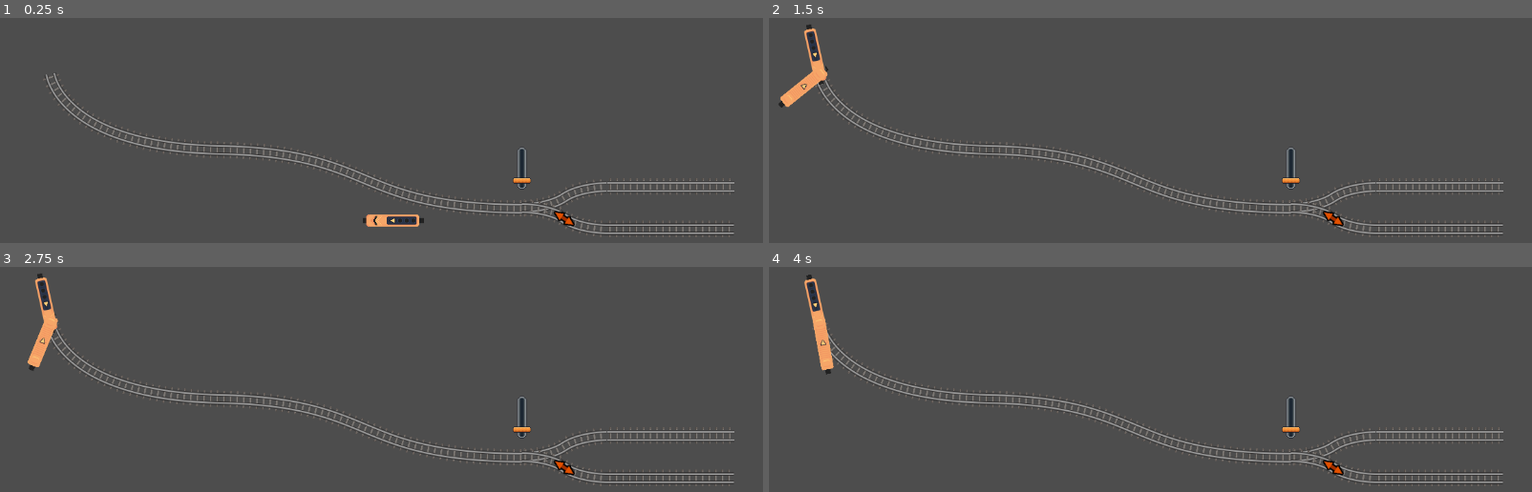
Above: before the commit, frames 1-4 (two rows, left to right).
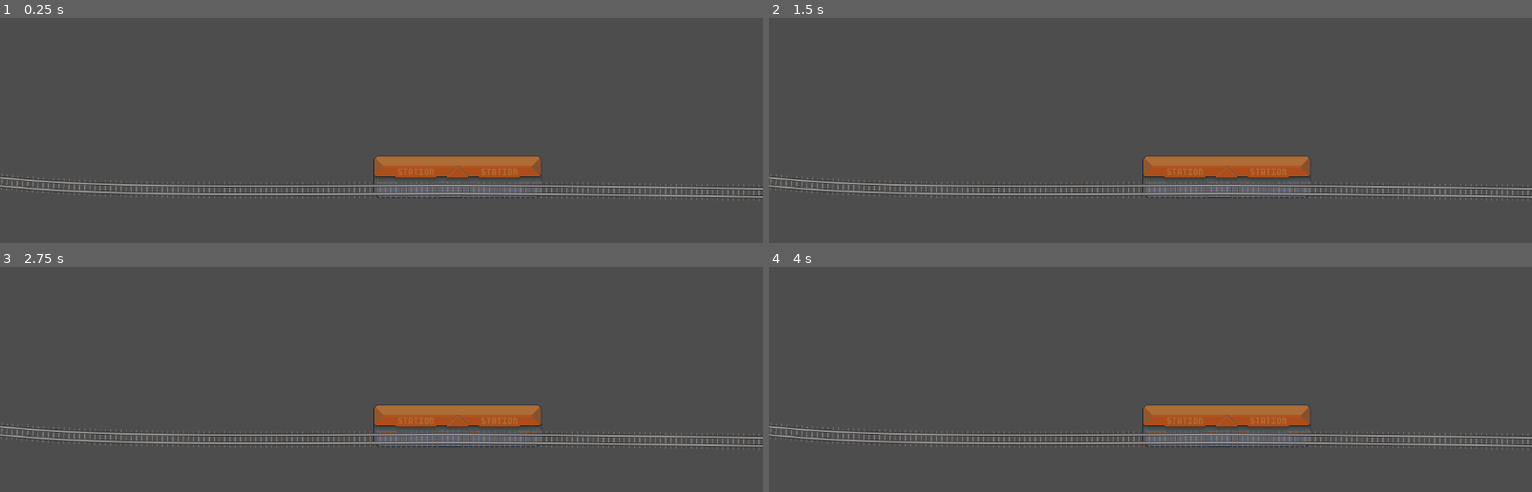
Above: after the commit, the same moments.

Repository: ahartel/trainwaves
Game: Godot game, scene res://GameScenes/game.tscn
The game is run twice, just before and just after one commit, with the same random seed, the same clock (stepped at 60 frames per second) and the same inputs.
Inputs:
- Up to frame 1 (0.25 s): no input
- Up to frame 2 (1.5 s): tap Enter at 0.5 s; hold W (speed_up) 0.53-1.28 s; hold X (cut_throttle) 0.53-1.28 s; hold Space (brake) from 1.28 s (still down); tap ` (set_throttle_0) at 1.35 s
- Up to frame 3 (2.75 s): release Space (brake) at 2.03 s; hold W (speed_up) from 2.03 s (still down); hold 1 (set_throttle_10) from 2.03 s (still down)
- Up to frame 4 (4 s): release 1 (set_throttle_10) at 2.78 s; tap 0 (set_throttle_100) at 2.85 s; tap Enter at 3.5 s; release W (speed_up) at 3.53 s; hold Space (brake) from 3.53 s (still down); hold 2 (set_throttle_20) from 3.53 s (still down)

The runs differ from the first frame. In frame 1, 7.9% of the frame differs, in the area x 0-100%, y 24-98%; in frame 2, 8.2%, in the area x 0-100%, y 2-98%; in frame 3, 8.2%; in frame 4, 8.1%.

Commit message:
add station and stop train in station

Diff:
--- a/GameScenes/game.tscn
+++ b/GameScenes/game.tscn
@@ -1,32 +1,21 @@
-[gd_scene load_steps=10 format=3 uid="uid://povmknhvdddf"]
+[gd_scene load_steps=9 format=3 uid="uid://povmknhvdddf"]
 
 [ext_resource type="Script" uid="uid://br70dt428wdc5" path="res://GameScripts/game.gd" id="1_55g6r"]
 [ext_resource type="PackedScene" uid="uid://isd3o7ji1m5j" path="res://Scenes/Track.tscn" id="1_ccbmd"]
-[ext_resource type="PackedScene" uid="uid://jvakchg2s8i4" path="res://Scenes/TrackSwitch.tscn" id="2_858tu"]
 [ext_resource type="PackedScene" uid="uid://bjqtvbefblx2e" path="res://Scenes/TrainVehicle.tscn" id="2_q6okl"]
 [ext_resource type="PackedScene" uid="uid://c2qsc24ng38ir" path="res://Scenes/TrainEngine.tscn" id="3_fimsf"]
 [ext_resource type="PackedScene" uid="uid://dk4kss5yu35xs" path="res://Scenes/components/player_control_component.tscn" id="4_3g60v"]
+[ext_resource type="PackedScene" uid="uid://bj73jaifiuved" path="res://GameScenes/station.tscn" id="6_q6okl"]
 
-[sub_resource type="Curve2D" id="Curve2D_fimsf"]
-resource_local_to_scene = true
-_data = {
-"points": PackedVector2Array(0, 0, 0, 0, 0, 0, 0, 0, 0, 0, 192, 0)
-}
-point_count = 2
-
-[sub_resource type="Curve2D" id="Curve2D_3g60v"]
-resource_local_to_scene = true
-_data = {
-"points": PackedVector2Array(0, 0, 0, 0, 0, 0, 0, 0, 0, 0, 192, 0)
-}
-point_count = 2
+[sub_resource type="RectangleShape2D" id="RectangleShape2D_q6okl"]
+size = Vector2(80, 16)
 
 [sub_resource type="Curve2D" id="Curve2D_858tu"]
 resource_local_to_scene = true
 _data = {
-"points": PackedVector2Array(0, 0, 0, 0, 0, 0, -242.14874, -4.9586773, 242.14874, 4.9586773, 256, 115, -258.45227, -1.5026295, 258.45227, 1.5026295, 712, 204)
+"points": PackedVector2Array(-242.14874, -4.9586773, 242.14874, 4.9586773, -404.66418, 179, -210.62962, -14, 210.62962, 14, 11.488831, 197, -173.5945, -0.4131359, 173.5945, 0.4131359, 842.51843, 205, -258.4873, -8.0217, 258.4873, 8.0217, 1908.432, 219)
 }
-point_count = 3
+point_count = 4
 
 [node name="Game" type="Node2D"]
 script = ExtResource("1_55g6r")
@@ -34,31 +23,21 @@
 
 [node name="Camera2D" type="Camera2D" parent="."]
 
-[node name="TrackSwitch" parent="." instance=ExtResource("2_858tu")]
-position = Vector2(212, -19)
-
 [node name="TrainEngine" parent="." instance=ExtResource("3_fimsf")]
-position = Vector2(-13, 0)
+position = Vector2(-768, -70)
 
 [node name="PlayerControlComponent" parent="TrainEngine" instance=ExtResource("4_3g60v")]
 
+[node name="CollisionShape2D" type="CollisionShape2D" parent="TrainEngine"]
+position = Vector2(30, 0)
+shape = SubResource("RectangleShape2D_q6okl")
+
 [node name="Tracks" type="Node2D" parent="."]
 
-[node name="Track2" parent="Tracks" instance=ExtResource("1_ccbmd")]
-position = Vector2(340, 13)
-curve = SubResource("Curve2D_fimsf")
-
-[node name="Track3" parent="Tracks" instance=ExtResource("1_ccbmd")]
-position = Vector2(341, -51)
-curve = SubResource("Curve2D_3g60v")
-
 [node name="Track" parent="Tracks" instance=ExtResource("1_ccbmd")]
-position = Vector2(-500, -222)
+position = Vector2(-542, -252)
+scale = Vector2(0.7833656, 1)
 curve = SubResource("Curve2D_858tu")
 
-[node name="Timer" type="Timer" parent="."]
-wait_time = 0.5
-one_shot = true
-autostart = true
-
-[connection signal="timeout" from="Timer" to="." method="_on_timer_timeout"]
+[node name="Station" parent="." instance=ExtResource("6_q6okl")]
+position = Vector2(115, -66)
--- /dev/null
+++ b/GameScenes/station.tscn
@@ -0,0 +1,36 @@
+[gd_scene load_steps=6 format=3 uid="uid://bj73jaifiuved"]
+
+[ext_resource type="Texture2D" uid="uid://fi6xetsaf3us" path="res://Assets/station.png" id="1_5tskr"]
+[ext_resource type="Script" uid="uid://cpj04ryu1cy5" path="res://GameScripts/station_enter.gd" id="1_q8f6j"]
+[ext_resource type="Script" uid="uid://rdckhlhh2imo" path="res://GameScripts/station_exit.gd" id="3_nb5dc"]
+
+[sub_resource type="RectangleShape2D" id="RectangleShape2D_5tskr"]
+size = Vector2(37, 19)
+
+[sub_resource type="RectangleShape2D" id="RectangleShape2D_q8f6j"]
+
+[node name="Node2D" type="Node2D"]
+
+[node name="StationEnter" type="Area2D" parent="."]
+script = ExtResource("1_q8f6j")
+
+[node name="CollisionShape2D" type="CollisionShape2D" parent="StationEnter"]
+position = Vector2(-608, 16.5)
+shape = SubResource("RectangleShape2D_5tskr")
+
+[node name="Sprite2D" type="Sprite2D" parent="."]
+texture = ExtResource("1_5tskr")
+
+[node name="StationExit" type="Area2D" parent="."]
+script = ExtResource("3_nb5dc")
+
+[node name="CollisionShape2D" type="CollisionShape2D" parent="StationExit"]
+position = Vector2(115, 16)
+shape = SubResource("RectangleShape2D_q8f6j")
+
+[node name="Timer" type="Timer" parent="StationExit"]
+one_shot = true
+
+[connection signal="area_entered" from="StationEnter" to="StationEnter" method="_on_area_entered"]
+[connection signal="area_entered" from="StationExit" to="StationExit" method="_on_area_entered"]
+[connection signal="timeout" from="StationExit/Timer" to="StationExit" method="_on_timer_timeout"]
--- a/GameScripts/game.gd
+++ b/GameScripts/game.gd
@@ -1,12 +1,14 @@
 extends Node2D
 
-@export var car_count = 8
+@export var car_count = 4
 @export var train_vehicle_reference : PackedScene
 
 @onready var engine : TrainEngine = $TrainEngine
 
 func _setup_train():
 	engine.add_to_track($Tracks/Track)
+	engine.velocity = 2.0
+	engine.target_force_percent = 0.4
 
 	var last_car = engine
 	for index in range(car_count):
@@ -15,5 +17,5 @@
 		last_car.set_follower_car(car)
 		last_car = car
 
-func _on_timer_timeout() -> void:
+func _ready() -> void:
 	_setup_train()
--- /dev/null
+++ b/GameScripts/station_enter.gd
@@ -0,0 +1,7 @@
+extends Area2D
+
+
+func _on_area_entered(area: Area2D) -> void:
+	area.get_parent().target_force_percent = 0.0
+	area.get_parent().brake_force = 2.0
+	print("Train arriving...")
--- /dev/null
+++ b/GameScripts/station_exit.gd
@@ -0,0 +1,15 @@
+extends Area2D
+
+@onready var timer: Timer = $Timer
+var current_train = null
+
+func _on_area_entered(area: Area2D) -> void:
+	timer.start()
+	area.get_parent().brake_force = 0.0
+	current_train = area
+	print("Train arrived.")
+
+
+func _on_timer_timeout() -> void:
+	current_train.get_parent().velocity = 2.0
+	current_train.get_parent().target_force_percent = 0.4
--- a/Scenes/TrainEngine.tscn
+++ b/Scenes/TrainEngine.tscn
@@ -1,8 +1,11 @@
-[gd_scene load_steps=4 format=3 uid="uid://c2qsc24ng38ir"]
+[gd_scene load_steps=5 format=3 uid="uid://c2qsc24ng38ir"]
 
 [ext_resource type="PackedScene" uid="uid://bjqtvbefblx2e" path="res://Scenes/TrainVehicle.tscn" id="1"]
-[ext_resource type="Script" path="res://Scripts/TrainEngine.gd" id="2"]
+[ext_resource type="Script" uid="uid://bxclh42lhf8mt" path="res://Scripts/TrainEngine.gd" id="2"]
 [ext_resource type="Texture2D" uid="uid://cvutg2fumvmco" path="res://Assets/train_engine.png" id="3"]
+
+[sub_resource type="RectangleShape2D" id="RectangleShape2D_ve4fm"]
+size = Vector2(80, 18)
 
 [node name="TrainEngine" groups=["train_engines"] instance=ExtResource("1")]
 script = ExtResource("2")
@@ -18,3 +21,9 @@
 
 [node name="TextureRect" parent="Body/Node2D2" index="0"]
 texture = ExtResource("3")
+
+[node name="Area2D" type="Area2D" parent="." index="3"]
+
+[node name="CollisionShape2D" type="CollisionShape2D" parent="Area2D" index="0"]
+position = Vector2(30, 0)
+shape = SubResource("RectangleShape2D_ve4fm")
Not shown, added: GameScripts/station_enter.gd.uid
Not shown, added: GameScripts/station_exit.gd.uid
